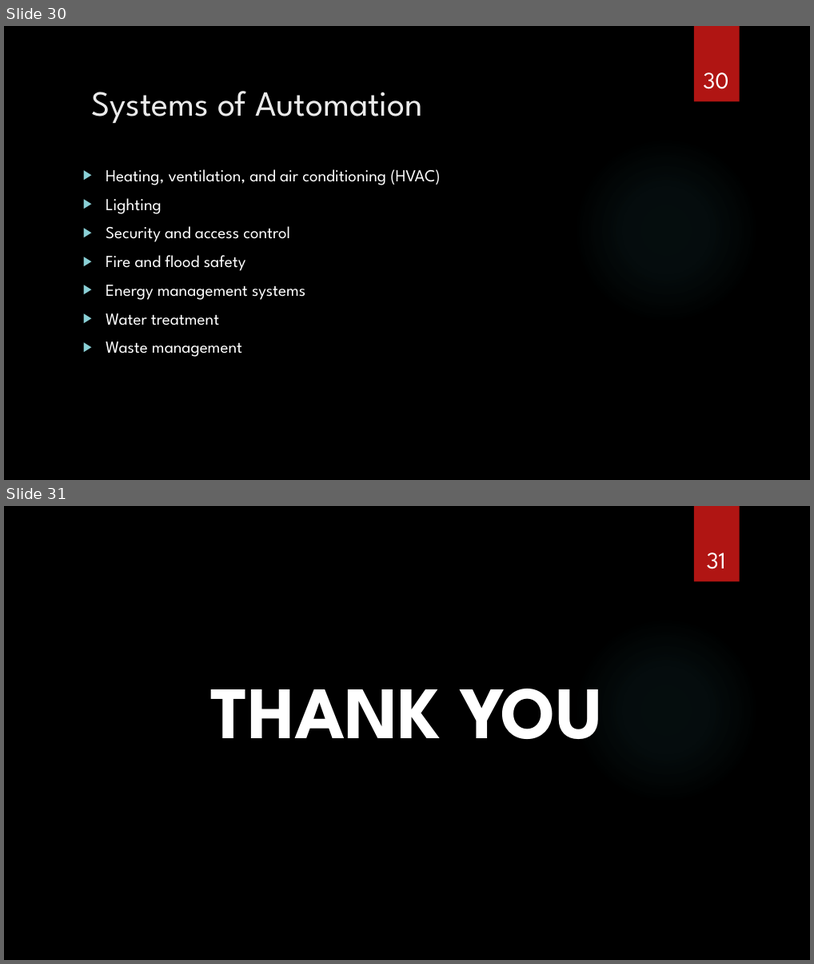
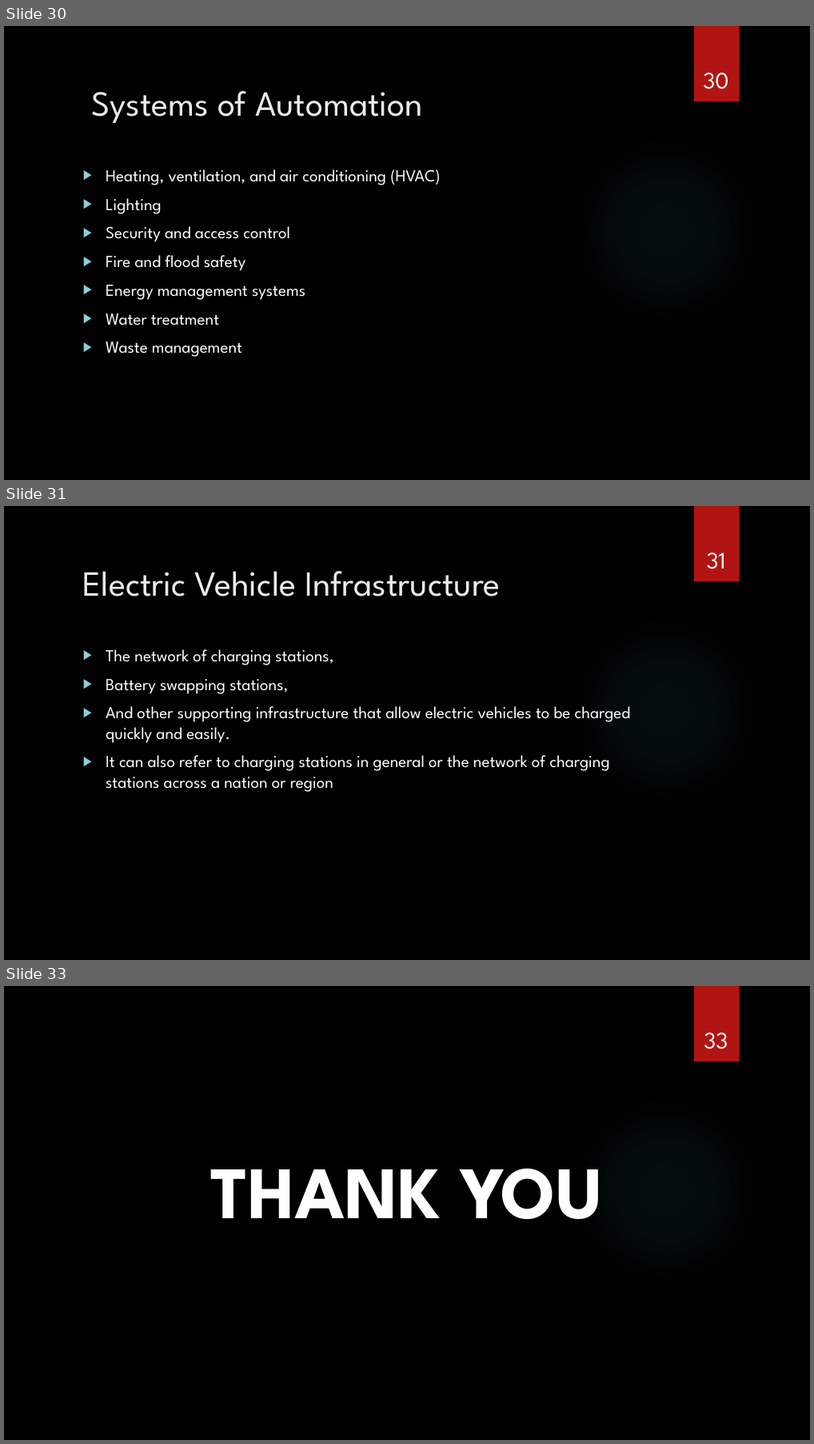
Before and after one commit to spaggiari65/present, a slide deck: Chapter12.pptx. Shown one above the other, each under a label of ours: slides 30 and 31 before the commit, slides 30, 31 and 33 after it; the slides between them are not shown. The pictures are 814x964 and 814x1444 pixels, drawn with LibreOffice and Linux fonts; fonts in the diff are those of the drawing; background and template pictures are left out. Boxes give left, top, right and bottom in pixels: in the first picture for what was removed or moved away, otherwise in the second. Text is boxed around its words. In the diff, an @@ line names an element or a change of style, - is before the commit and + after.

```diff
--- a/Chapter12.pptx
+++ b/Chapter12.pptx
@@ slide 31 added at <box>4,506,810,960</box>, background picture (left out); not listed: 2 template elements that a slide beside it also shows @@
@@ page number added at <box>707,552,726,569</box>, 28 pt, text #FFFFFF @@
+31
@@ title added at <box>83,571,501,596</box>, 42 pt, text #EBEBEB @@
+Electric Vehicle Infrastructure
@@ text added at <box>106,649,631,792</box>, 20 pt, text #FFFFFF @@
+▶ The network of charging stations,
+▶ Battery swapping stations,
+▶ And other supporting infrastructure that allow electric vehicles to be charged quickly and easily.
+▶ It can also refer to charging stations in general or the network of charging stations across a nation or region
@@ what was slide 31 is now slide 33 @@
@@ page number at <box>704,1032,728,1049</box>: text changed @@
-31
+33
```
Also in this commit, not shown: 1 other slide added.
